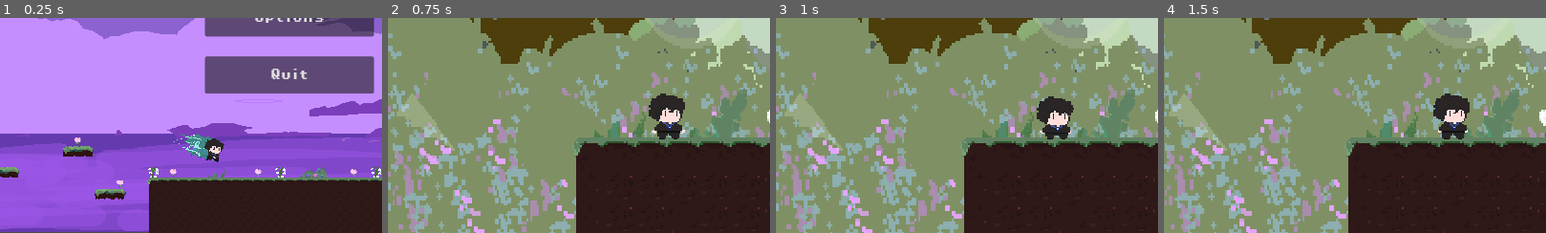
Above: before the commit, frames 1-4 (left to right).
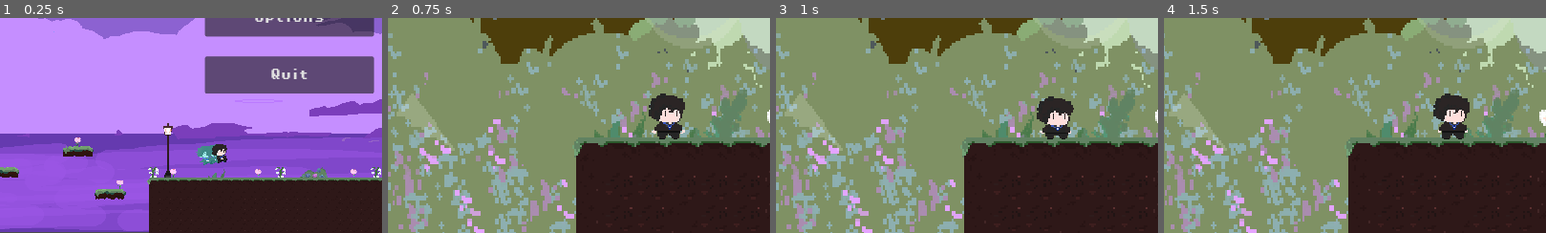
Above: after the commit, the same moments.

Repository: ajpolintan/GMTK_GameJam
Game: Godot game, scene res://Scenes/Main_Menu.tscn
The game is run twice, just before and just after one commit, with the same random seed, the same clock (stepped at 60 frames per second) and the same inputs.
Inputs (mouse positions are % of the whole screen's width and height, from its top left):
- Up to frame 1 (0.25 s): no input
- Up to frame 2 (0.75 s): click "Start" at 0.5 s
- Up to frame 3 (1 s): no input
- Up to frame 4 (1.5 s): move the mouse to (72, 45) at 1.27 s; hold Right (move_right) from 1.28 s (still down); tap Shift (dash) at 1.35 s
The pictures show only the part of the screen within x 13-63%, y 50-100%; the shares and areas given below are measured in that part.

The runs differ from the first frame. In frame 1, 1.1% of the frame differs, in the area x 40-60%, y 48-75%; in frame 2, nothing differs; in frame 3, nothing differs; in frame 4, nothing differs.

Commit message:
Adjusted height of speedcard

Diff:
--- a/Scenes/Cards/SpeedCard.tscn
+++ b/Scenes/Cards/SpeedCard.tscn
@@ -4,7 +4,6 @@
 [ext_resource type="PackedScene" uid="uid://bvy013bakyuao" path="res://Scenes/card.tscn" id="1_gj77j"]
 
 [node name="SpeedCard" type="Node2D"]
-position = Vector2(0, 6)
 
 [node name="Sprite2D" type="Sprite2D" parent="."]
 z_index = 95
--- a/Scenes/Main_Menu.tscn
+++ b/Scenes/Main_Menu.tscn
@@ -1,11 +1,12 @@
-[gd_scene load_steps=7 format=4 uid="uid://brmlum8gddr1k"]
+[gd_scene load_steps=8 format=4 uid="uid://brmlum8gddr1k"]
 
 [ext_resource type="Script" path="res://Scripts/main_menu.gd" id="1_ybsos"]
 [ext_resource type="FontFile" uid="uid://d2k1r2t7aq4en" path="res://Assets/fonts/PixelOperator8-Bold.ttf" id="2_fohpp"]
 [ext_resource type="PackedScene" uid="uid://dd3dq6fyy7a64" path="res://Assets/sprites/Tilesets/woodmap.tscn" id="2_xgf1s"]
 [ext_resource type="Texture2D" uid="uid://b1qshr8wonhwd" path="res://Art/clouds2.png" id="4_6j1u1"]
 [ext_resource type="AudioStream" uid="uid://bn8axyh40xb6t" path="res://Assets/sounds/select_705174__digimistic__game-menu-select-sound-2.wav" id="4_cbj0u"]
-[ext_resource type="Texture2D" uid="uid://cxuyaysvp1xe2" path="res://Assets/sprites/Powerups/dash_icon.png" id="6_abmwl"]
+[ext_resource type="Texture2D" uid="uid://b4bkej1x4vp6t" path="res://Assets/dash-Sheet.png" id="6_ohn8c"]
+[ext_resource type="PackedScene" uid="uid://dopd4cxq125p1" path="res://Scenes/lamp_post.tscn" id="7_yonh0"]
 
 [node name="MainMenu" type="Control"]
 layout_mode = 3
@@ -90,10 +91,15 @@
 metadata/_edit_use_anchors_ = true
 
 [node name="DashIcon" type="Sprite2D" parent="."]
-position = Vector2(456, 517)
-rotation = 0.250047
-scale = Vector2(1.52, 1.52)
-texture = ExtResource("6_abmwl")
+position = Vector2(472, 530)
+rotation = -0.136373
+scale = Vector2(0.920479, 0.920479)
+texture = ExtResource("6_ohn8c")
+region_enabled = true
+region_rect = Rect2(235.654, 0, 67.6501, 32)
+
+[node name="Lamp Post" parent="." instance=ExtResource("7_yonh0")]
+position = Vector2(472, 580)
 
 [connection signal="pressed" from="Button Container/Start" to="." method="_on_start_pressed"]
 [connection signal="pressed" from="Button Container/Options" to="." method="_on_options_pressed"]
--- a/Scripts/card.gd
+++ b/Scripts/card.gd
@@ -24,17 +24,3 @@
 func get_cardName() -> String:
 	var message = "hello"
 	return message
-
-func unhighlight():
-	baseSprite.set_modulate(Color(1, 1, 1, 1))
-
-func highlight():
-	baseSprite.set_modulate(Color(0.5, 1, 1 , 0.8))
-
-
-func _on_area_2d_mouse_entered() -> void:
-	highlight() # Replace with function body.
-
-
-func _on_area_2d_mouse_exited() -> void:
-	unhighlight()
